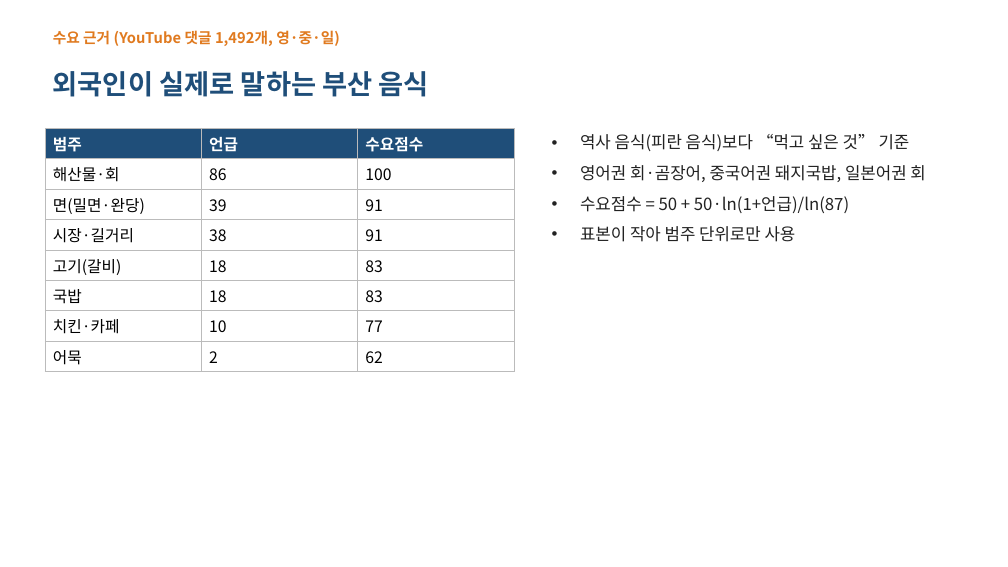
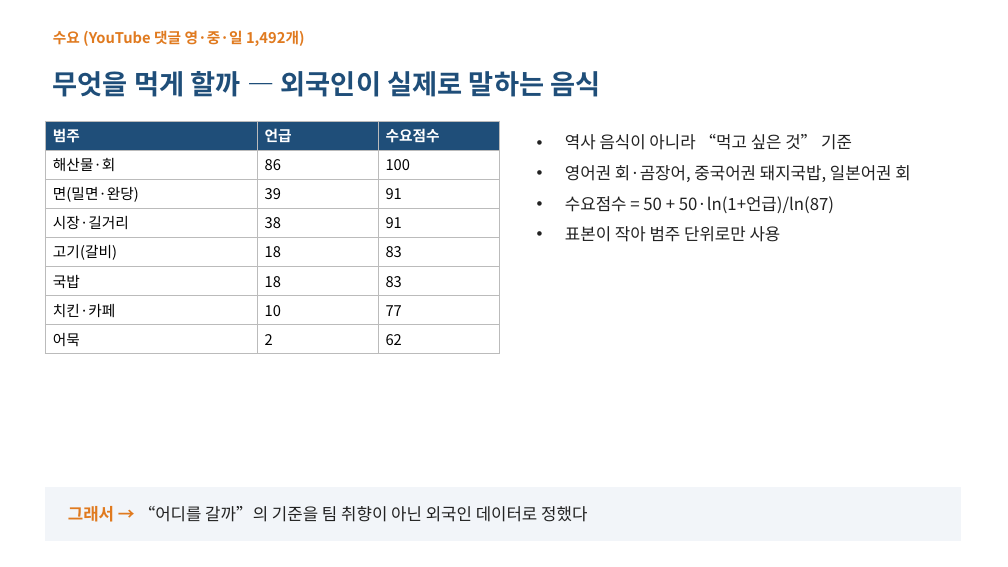
Before and after one commit to ddayoung03/busan-cruise-unpassing, a slide deck: slide 8 of 05_문서/3주차_발표자료.pptx (slide 5 before the commit). Drawn at 1008x567 pixels with LibreOffice and Linux fonts; fonts in the diff are those of the drawing. Boxes give left, top, right and bottom in pixels: in the first picture for what was removed or moved away, otherwise in the second. Text is boxed around its words. In the diff, an @@ line names an element or a change of style, - is before the commit and + after.

```diff
--- a/05_문서/3주차_발표자료.pptx
+++ b/05_문서/3주차_발표자료.pptx
@@ text at (x1=53, y1=30, x2=305, y2=46): text changed @@
-수요 근거 (YouTube 댓글 1,492개, 영·중·일)
+수요 (YouTube 댓글 영·중·일 1,492개)
@@ text at (x1=53, y1=71, x2=600, y2=97): text changed @@
-외국인이 실제로 말하는 부산 음식
+무엇을 먹게 할까 — 외국인이 실제로 말하는 음식
@@ table at (x1=45, y1=121, x2=499, y2=351) @@
@@ size 15 to 14 pt @@
@@ table resized from (x1=45, y1=129, x2=515, y2=369) to (x1=45, y1=121, x2=499, y2=351) @@
@@ text "역사 음식이 아니라 “먹고 싶은 ..." moved from (x1=580, y1=134, x2=925, y2=242) to (x1=565, y1=134, x2=910, y2=242) @@
@@ text at (x1=565, y1=134, x2=852, y2=150): text changed @@
-• 역사 음식(피란 음식)보다 “먹고 싶은 것” 기준
+• 역사 음식이 아니라 “먹고 싶은 것” 기준
@@ rectangle added at (x1=45, y1=488, x2=960, y2=541), fill #F2F5F9, outline #F2F5F9 1 pt @@
@@ text added at (x1=68, y1=506, x2=587, y2=522), 16 pt, text #222222 @@
+그래서 → “어디를 갈까”의 기준을 팀 취향이 아닌 외국인 데이터로 정했다
```
Also in this commit, not shown: 8 other slides changed, 5 slides added, 2 slides removed, 1 other file.
